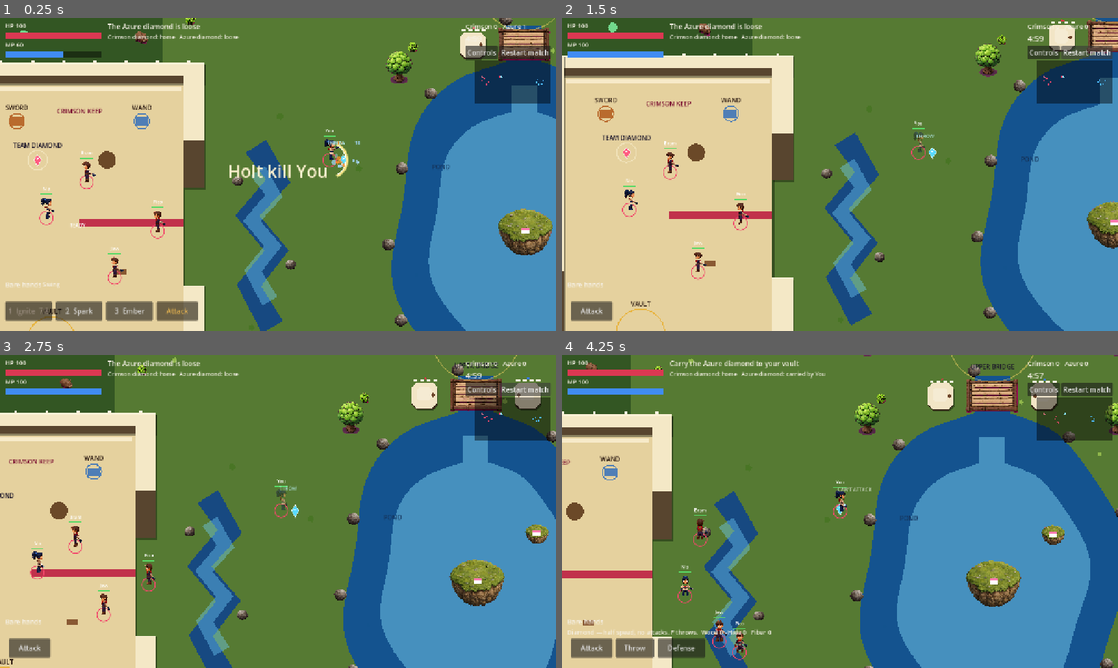
Above: before the commit, frames 1-4 (two rows, left to right).
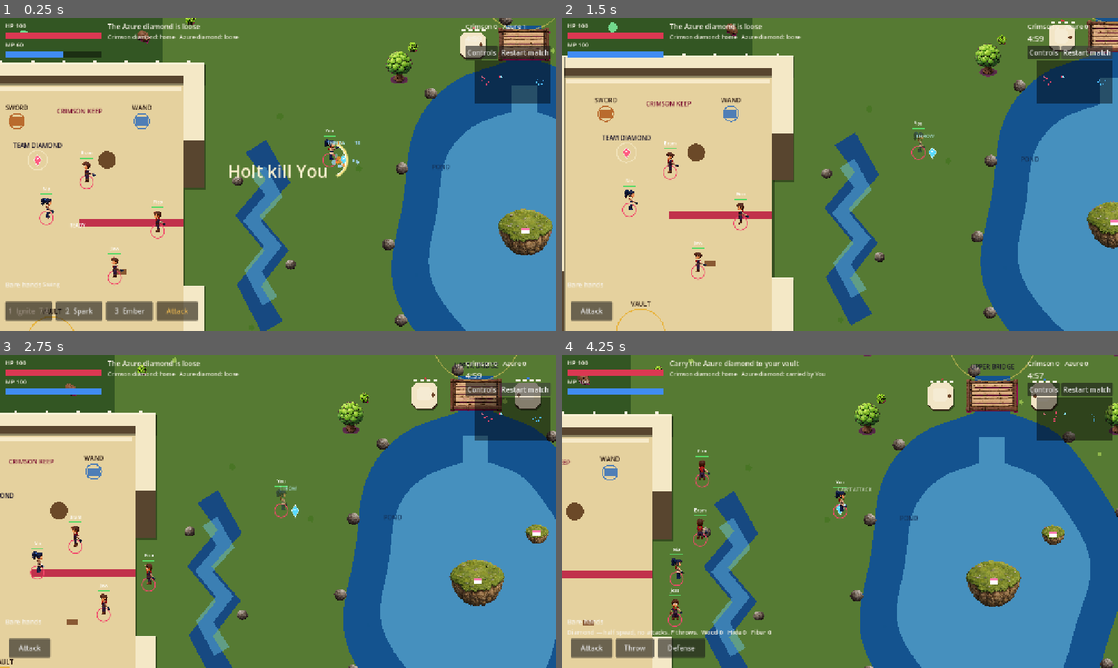
Above: after the commit, the same moments.

Repository: thomakhy025-code/black-forest-godot
Game: Godot game, scene res://scenes/smoke.tscn
Two runs of this game, one before a commit and one after it. Both use one fixed random seed, a clock stepped at 60 frames per second and the inputs below. This scene is started directly instead of the project's main scene.
Inputs (mouse positions are in pixels of both pictures, inside the frame that each line leads up to):
- Up to frame 1 (0.25 s): no input
- Up to frame 2 (1.5 s): click "Restart match" at 0.5 s; click "Restart match" at 1.25 s
- Up to frame 3 (2.75 s): click "Restart match" at 2 s
- Up to frame 4 (4.25 s): tap Enter at 2.75 s; move the mouse to (962, 495) at 2.77 s; hold D (move_right) 2.78-3.5 s; tap J (attack) at 2.85 s; click (962, 495) at 2.92 s; tap Space (hop) at 3.02 s; drag from (728, 527) to (845, 511) at 3.52 s

The runs differ from the first frame. In frame 1, less than 0.1% of the frame differs, in the area x 7-27%, y 4-65%; in frame 2, 0.1%; in frame 3, less than 0.1%; in frame 4, 0.8%, in the area x 2-96%, y 2-98%.

Commit message:
Send robots to gather for both machines first, and keep one walking target so they stop shaking on trees and walls.
Co-authored-by: Cursor <cursoragent@cursor.com>

Diff:
--- a/scripts/match.gd
+++ b/scripts/match.gd
@@ -475,8 +475,10 @@
 	if _inside_yard(u.global_position, u.team) and not _inside_yard(goal, u.team):
 		var gate := _yard_exit(u.team)
 		if u.global_position.distance_to(gate) > 0.85:
+			u.bot_corner = ""
 			return gate
-	if los(u.global_position, goal, u.team):
+	if _walk_clear(u, goal):
+		u.bot_corner = ""
 		return goal
 	var start := Balance.closest_node(u.global_position)
 	var goal_id := _node_seeing(goal, u.team)
@@ -486,17 +488,59 @@
 		path = Balance.astar(start, goal_id)
 		_steer[u.unit_id] = {"from": start, "to": goal_id, "path": path}
 	var here: float = u.global_position.distance_to(goal)
+	var held := str(u.bot_corner)
+	if held != "" and path.has(held):
+		var held_at: Vector2 = Balance.NODES[held]
+		if u.global_position.distance_to(held_at) > 1.15 and held_at.distance_to(goal) < here - 0.2:
+			return held_at
 	for id in path:
 		var n: Vector2 = Balance.NODES[id]
-		if u.global_position.distance_to(n) < 2.4:
-			continue
-		if n.distance_to(goal) < here - 0.4:
+		if u.global_position.distance_to(n) < 1.15:
+			continue
+		if n.distance_to(goal) < here - 0.2:
+			u.bot_corner = str(id)
 			return n
-	for id2 in path:
-		var n2: Vector2 = Balance.NODES[id2]
-		if u.global_position.distance_to(n2) >= 2.4:
-			return n2
+	u.bot_corner = ""
 	return goal
+
+
+func stand_point(u, goal: Vector2) -> Vector2:
+	var best = null
+	var bd := 0.36
+	for n in nodes:
+		if float(n.get("hp", 0.0)) <= 0.0:
+			continue
+		var dist: float = goal.distance_squared_to(n["pos"])
+		if dist < bd:
+			bd = dist
+			best = n
+	if best == null:
+		for pile in piles:
+			var pile_at: Vector2 = pile.get("pos", Vector2.ZERO)
+			if goal.distance_squared_to(pile_at) < 0.36:
+				best = pile
+				break
+	if best == null:
+		return goal
+	var center: Vector2 = best["pos"]
+	var reach: float = Balance.FIST_RANGE + float(best.get("r", 0.35))
+	if u.global_position.distance_to(center) <= reach:
+		return u.global_position
+	var away: Vector2 = u.global_position - center
+	if away.length_squared() < 0.0001:
+		away = Vector2.RIGHT
+	return center + away.normalized() * clampf(reach * 0.82, 0.55, reach)
+
+
+func _walk_clear(u, goal: Vector2) -> bool:
+	if not los(u.global_position, goal, u.team):
+		return false
+	var a: Vector2 = u.global_position
+	var step: Vector2 = (goal - a) / 3.0
+	for i in 2:
+		if blocked_circle(a + step * float(i + 1), float(u.radius) * 0.9, u.team):
+			return false
+	return true
 
 
 func _inside_yard(pos: Vector2, team: int) -> bool:
@@ -552,46 +596,71 @@
 	return best
 
 
+func team_ready(team_id: int) -> bool:
+	return Supply.machines_ready(self, team_id)
+
+
 func bot_goal(u) -> Dictionary:
-	if u.carrying == null:
+	return _hold_job(u, _fresh_bot_goal(u))
+
+
+func _fresh_bot_goal(u) -> Dictionary:
+	if u.carrying != null:
+		return {"pos": vaults[u.team]["pos"], "unit": null, "kind": "move"}
+	var ready: bool = Supply.machines_ready(self, int(u.team))
+	if ready:
 		var close = nearest_enemy(u, 2.5)
 		if close != null:
-			return {"pos": close.global_position, "unit": close}
-		var job: Dictionary = Supply.bot_goal(self, u)
-		if not job.is_empty():
-			return job
+			return {"pos": close.global_position, "unit": close, "kind": "chase"}
+	var job: Dictionary = Supply.bot_goal(self, u)
+	if not job.is_empty():
+		return job
+	if not ready:
+		return {"pos": _yard_exit(u.team), "unit": null, "kind": "move"}
 	var mine = diamonds[u.team]
 	var theirs = diamonds[1 - u.team]
-	if u.carrying != null:
-		return {"pos": vaults[u.team]["pos"], "unit": null}
 	if u.role == "defend":
 		if mine.carrier != null and mine.carrier.team != u.team:
-			return {"pos": mine.carrier.global_position, "unit": mine.carrier}
+			return {"pos": mine.carrier.global_position, "unit": mine.carrier, "kind": "chase"}
 		if not mine.at_home and mine.carrier == null and not mine.in_flight:
-			return {"pos": mine.pos, "unit": null}
+			return {"pos": mine.pos, "unit": null, "kind": "move"}
 		var foe = nearest_enemy(u, 9.0)
 		if foe:
-			return {"pos": foe.global_position, "unit": foe}
-		return {"pos": mine.home + Vector2(0, 3), "unit": null}
+			return {"pos": foe.global_position, "unit": foe, "kind": "chase"}
+		return {"pos": mine.home + Vector2(0, 3), "unit": null, "kind": "move"}
 	if u.role == "escort":
 		if theirs.carrier != null and theirs.carrier.team == u.team:
-			return {"pos": theirs.carrier.global_position, "unit": theirs.carrier}
+			return {"pos": theirs.carrier.global_position, "unit": theirs.carrier, "kind": "chase"}
 		if theirs.carrier == null and not theirs.in_flight:
-			return {"pos": theirs.pos, "unit": null}
+			return {"pos": theirs.pos, "unit": null, "kind": "move"}
 		var foe2 = nearest_enemy(u, 12.0)
-		return {"pos": foe2.global_position, "unit": foe2} if foe2 else {"pos": Balance.NODES["isle"], "unit": null}
+		return {"pos": foe2.global_position, "unit": foe2, "kind": "chase"} if foe2 else {"pos": Balance.NODES["isle"], "unit": null, "kind": "move"}
 	if u.role == "raid":
 		if theirs.carrier == null and not theirs.in_flight:
-			return {"pos": theirs.pos, "unit": null}
+			return {"pos": theirs.pos, "unit": null, "kind": "move"}
 		if theirs.carrier != null and theirs.carrier.team == u.team:
-			return {"pos": theirs.carrier.global_position, "unit": theirs.carrier}
+			return {"pos": theirs.carrier.global_position, "unit": theirs.carrier, "kind": "chase"}
 		if mine.carrier != null and mine.carrier.team != u.team:
-			return {"pos": mine.carrier.global_position, "unit": mine.carrier}
-		return {"pos": Balance.NODES["isle"], "unit": null}
+			return {"pos": mine.carrier.global_position, "unit": mine.carrier, "kind": "chase"}
+		return {"pos": Balance.NODES["isle"], "unit": null, "kind": "move"}
 	var foe3 = nearest_enemy(u, 16.0)
 	if foe3:
-		return {"pos": foe3.global_position, "unit": foe3}
-	return {"pos": Balance.NODES["isle"], "unit": null}
+		return {"pos": foe3.global_position, "unit": foe3, "kind": "chase"}
+	return {"pos": Balance.NODES["isle"], "unit": null, "kind": "move"}
+
+
+func _hold_job(u, fresh: Dictionary) -> Dictionary:
+	var kind := str(fresh.get("kind", "move"))
+	if fresh.is_empty() or kind == "chase" or kind == "move":
+		u.bot_lock = null
+		u.bot_stuck = false
+		return fresh
+	var lock = u.bot_lock
+	if not u.bot_stuck and lock is Dictionary and Supply.lock_ok(self, u, lock):
+		return lock
+	u.bot_stuck = false
+	u.bot_lock = fresh
+	return fresh
 
 
 func maybe_repair(u) -> void:
--- a/scripts/smoke.gd
+++ b/scripts/smoke.gd
@@ -65,7 +65,7 @@
 			animals += 1
 	_check("6 animals", animals == 6)
 	var node_count: int = match_node.nodes.size()
-	_check("wild nodes %d" % node_count, node_count == 35)
+	_check("wild nodes %d" % node_count, node_count == 33)
 	var castle_trees := 0
 	var west_yard := Rect2(4.2, 14.0, 17.0, 23.5)
 	var east_yard := Rect2(66.8, 14.0, 17.2, 23.5)
@@ -81,6 +81,32 @@
 		if str(unit.unit_id) == "nia":
 			nia = unit
 	_check("bot leaves the yard", nia != null and match_node.steer_point(nia, Vector2(18, 8)).x > 21.0)
+	var joss = null
+	for unit in match_node.units:
+		if str(unit.unit_id) == "joss":
+			joss = unit
+	var job_a: Dictionary = match_node.bot_goal(joss)
+	var job_b: Dictionary = match_node.bot_goal(joss)
+	var job_pos: Vector2 = job_a.get("pos", Vector2.ZERO)
+	var job_kind := str(job_a.get("kind", ""))
+	_check("gather before the diamond", job_kind == "node" or job_kind == "pile" or job_kind == "forge")
+	_check("job stays put", job_pos.distance_to(job_b.get("pos", Vector2.ZERO)) < 0.25)
+	if job_kind == "node":
+		var stand: Vector2 = match_node.stand_point(joss, job_pos)
+		_check("stands off the trunk", stand.distance_to(job_pos) > 0.45)
+	var saved: Vector2 = nia.global_position
+	nia.global_position = Vector2(10, 15.1)
+	nia.force_update_transform()
+	nia.wish = Vector2(0, -1)
+	nia.bot_slide = 1.0
+	nia.bot_slide_wait = 0.0
+	var x0: float = nia.global_position.x
+	for _slide in 12:
+		nia.predict_move(0.05)
+	_check("bot slides along the wall", absf(nia.global_position.x - x0) > 0.2 and nia.global_position.y > 14.6)
+	nia.global_position = saved
+	nia.wish = Vector2.ZERO
+	nia.force_update_transform()
 	_check("dash 4m", absf(Balance.DASH_DIST - 4.0) < 0.001)
 	_check("river water", match_node.in_water(Vector2(25, 25.5)))
 	_check("pond water", match_node.in_water(Vector2(44, 18)))
--- a/scripts/supply.gd
+++ b/scripts/supply.gd
@@ -106,6 +106,10 @@
 	u.hide = 0
 	u.fiber = 0
 	u.equip_weapon("none", false)
+	u.bot_lock = null
+	u.bot_stuck = false
+	u.bot_corner = ""
+	u.bot_mark_t = 0.0
 
 
 static func take_drop(match_node, u, drop) -> void:
@@ -191,26 +195,100 @@
 	match_node.float_at(u.global_position + Vector2(0, -0.9), "REPAIR", Color(1, 0.88, 0.54))
 
 
+static func machines_ready(match_node, team: int) -> bool:
+	var sword = _forge_for(match_node, team, "sword")
+	var wand = _forge_for(match_node, team, "wand")
+	if sword == null or wand == null:
+		return false
+	return bool(sword.get("built", false)) and bool(wand.get("built", false))
+
+
 static func bot_goal(match_node, u) -> Dictionary:
 	if u.dead or u.carrying != null:
 		return {}
-	var want := _wanted(u)
+	if not machines_ready(match_node, int(u.team)):
+		return _team_supply(match_node, u)
 	if str(u.weapon) == "none":
 		var drop = _nearest_drop(match_node, u.global_position, 18.0)
 		if drop != null:
-			return {"pos": drop["pos"], "unit": null}
-	var own = _forge_for(match_node, int(u.team), want)
-	var foe = _forge_for(match_node, 1 - int(u.team), want)
+			return {"pos": drop["pos"], "unit": null, "kind": "drop", "ref": drop}
+	var own = _forge_for(match_node, int(u.team), _wanted(u))
+	var foe = _forge_for(match_node, 1 - int(u.team), _wanted(u))
 	if str(u.weapon) == "none" and own != null:
 		var own_d: float = u.global_position.distance_to(own["pos"])
 		if foe != null and bool(foe.get("built", false)):
 			var foe_d: float = u.global_position.distance_to(foe["pos"])
 			if foe_d + 0.5 < own_d:
-				return {"pos": foe["pos"], "unit": null}
+				return {"pos": foe["pos"], "unit": null, "kind": "forge", "ref": foe}
 		if bool(own.get("built", false)):
-			return {"pos": own["pos"], "unit": null}
+			return {"pos": own["pos"], "unit": null, "kind": "forge", "ref": own}
 		return _carry_job(match_node, u, own)
 	return _door_job(match_node, u)
+
+
+static func lock_ok(match_node, u, lock: Dictionary) -> bool:
+	var kind := str(lock.get("kind", ""))
+	var ref = lock.get("ref")
+	if kind == "node":
+		if ref == null or float(ref.get("hp", 0.0)) <= 0.0:
+			return false
+		if not _wants_item(match_node, u, str(ref.get("item", ""))):
+			return false
+		lock["pos"] = ref["pos"]
+		return true
+	if kind == "pile":
+		if not match_node.piles.has(ref):
+			return false
+		if int(ref.get("wood", 0)) + int(ref.get("hide", 0)) + int(ref.get("fiber", 0)) <= 0:
+			return false
+		lock["pos"] = ref["pos"]
+		return true
+	if kind == "forge":
+		if ref == null:
+			return false
+		if bool(ref.get("built", false)):
+			if str(u.weapon) != "none" or not machines_ready(match_node, int(u.team)):
+				return false
+		lock["pos"] = ref["pos"]
+		return true
+	if kind == "door":
+		if ref == null:
+			return false
+		var hp := float(ref.get("hp", 0.0))
+		var mx := float(ref.get("max", 1.0))
+		if hp >= mx and hp > 0.0:
+			return false
+		var rect: Rect2 = ref["rect"]
+		lock["pos"] = rect.get_center()
+		return true
+	if kind == "drop":
+		if not match_node.weapon_drops.has(ref):
+			return false
+		lock["pos"] = ref["pos"]
+		return true
+	return false
+
+
+static func _team_supply(match_node, u) -> Dictionary:
+	var forge = _open_machine(match_node, u)
+	if forge == null:
+		return {}
+	return _carry_job(match_node, u, forge)
+
+
+static func _open_machine(match_node, u):
+	var first := "sword"
+	var second := "wand"
+	if _wanted(u) == "wand":
+		first = "wand"
+		second = "sword"
+	var forge = _forge_for(match_node, int(u.team), first)
+	if forge != null and not bool(forge.get("built", false)):
+		return forge
+	var other = _forge_for(match_node, int(u.team), second)
+	if other != null and not bool(other.get("built", false)):
+		return other
+	return null
 
 
 static func bot_act(match_node, u) -> void:
@@ -509,8 +587,8 @@
 		if int(need[key]) > int(u.get(key)):
 			missing.append(key)
 	if useful or missing.is_empty():
-		return {"pos": forge["pos"], "unit": null}
-	return _fetch(match_node, u.global_position, missing, forge["pos"])
+		return {"pos": forge["pos"], "unit": null, "kind": "forge", "ref": forge}
+	return _fetch(match_node, u, missing, forge["pos"])
 
 
 static func _door_job(match_node, u) -> Dictionary:
@@ -536,36 +614,53 @@
 		var need_wood := int(door.get("wood", 0)) < 3
 		var need_fiber := int(door.get("fiber", 0)) < 1
 		if (need_wood and int(u.wood) > 0) or (need_fiber and int(u.fiber) > 0):
-			return {"pos": center2, "unit": null}
+			return {"pos": center2, "unit": null, "kind": "door", "ref": door}
 		var missing: Array = []
 		if need_wood and int(u.wood) < 3:
 			missing.append("wood")
 		if need_fiber and int(u.fiber) < 1:
 			missing.append("fiber")
 		if missing.is_empty():
-			return {"pos": center2, "unit": null}
-		var job := _fetch(match_node, origin, missing, center2)
+			return {"pos": center2, "unit": null, "kind": "door", "ref": door}
+		var job := _fetch(match_node, u, missing, center2)
 		if job.is_empty():
 			return {}
 		return job
 	if int(u.wood) > 0:
-		return {"pos": center2, "unit": null}
-	var tree = _nearest_node(match_node, origin, ["wood"])
+		return {"pos": center2, "unit": null, "kind": "door", "ref": door}
+	var tree = _nearest_node(match_node, origin, ["wood"], _taken_nodes(match_node, u))
+	if tree == null:
+		tree = _nearest_node(match_node, origin, ["wood"], [])
 	if tree != null:
-		return {"pos": tree["pos"], "unit": null}
+		return {"pos": tree["pos"], "unit": null, "kind": "node", "ref": tree}
 	return {}
 
 
-static func _fetch(match_node, origin: Vector2, missing: Array, fallback: Vector2) -> Dictionary:
+static func _fetch(match_node, u, missing: Array, fallback: Vector2) -> Dictionary:
+	var origin: Vector2 = u.global_position
+	var skip: Array = _taken_nodes(match_node, u)
 	var pile = _nearest_pile(match_node, origin, missing, 18.0)
-	var node = _nearest_node(match_node, origin, missing)
+	var node = _nearest_node(match_node, origin, missing, skip)
+	if node == null and not skip.is_empty():
+		node = _nearest_node(match_node, origin, missing, [])
 	if pile != null and (node == null or origin.distance_to(pile["pos"]) <= origin.distance_to(node["pos"])):
-		return {"pos": pile["pos"], "unit": null}
+		return {"pos": pile["pos"], "unit": null, "kind": "pile", "ref": pile}
 	if node != null:
-		return {"pos": node["pos"], "unit": null}
+		return {"pos": node["pos"], "unit": null, "kind": "node", "ref": node}
 	if missing.is_empty():
-		return {"pos": fallback, "unit": null}
+		return {"pos": fallback, "unit": null, "kind": "move"}
 	return {}
+
+
+static func _taken_nodes(match_node, u) -> Array:
+	var out: Array = []
+	for other in match_node.units:
+		if other == u or int(other.team) != int(u.team) or other.dead:
+			continue
+		var lock = other.bot_lock
+		if lock is Dictionary and str(lock.get("kind", "")) == "node" and lock.get("ref") != null:
+			out.append(lock.get("ref"))
+	return out
 
 
 static func _useful(match_node, u) -> bool:
@@ -617,11 +712,15 @@
 static func _wants_item(match_node, u, item: String) -> bool:
 	if int(u.get(item)) >= Balance.BAG_CAP:
 		return false
-	var forge = _forge_for(match_node, int(u.team), _wanted(u))
-	if forge != null and not bool(forge.get("built", false)):
+	for machine in ["sword", "wand"]:
+		var forge = _forge_for(match_node, int(u.team), machine)
+		if forge == null or bool(forge.get("built", false)):
+			continue
 		var need := _remaining(forge)
 		if int(need.get(item, 0)) > int(u.get(item)):
 			return true
+	if not machines_ready(match_node, int(u.team)):
+		return false
 	for w in match_node.walls:
 		if str(w.get("kind", "")) != "door" or int(w.get("team", -1)) != int(u.team):
 			continue
@@ -660,13 +759,15 @@
 	return null
 
 
-static func _nearest_node(match_node, origin: Vector2, items: Array):
+static func _nearest_node(match_node, origin: Vector2, items: Array, skip: Array):
 	var best = null
 	var bd := 100000000.0
 	for n in match_node.nodes:
 		if float(n.get("hp", 0.0)) <= 0.0:
 			continue
 		if not items.has(str(n.get("item", ""))):
+			continue
+		if skip.has(n):
 			continue
 		var pos: Vector2 = n["pos"]
 		var dist := origin.distance_squared_to(pos)
--- a/scripts/unit.gd
+++ b/scripts/unit.gd
@@ -59,6 +59,13 @@
 var guard_block := false
 var wish := Vector2.ZERO
 var click_target = null
+var bot_lock = null
+var bot_stuck := false
+var bot_slide := 1.0
+var bot_slide_wait := 0.0
+var bot_corner := ""
+var bot_mark := Vector2.ZERO
+var bot_mark_t := 0.0
 var warp_cd := 0.0
 var move_blend := 0.0
 var cast_face := 0.0
@@ -304,16 +311,20 @@
 	if shock > 0.0:
 		wish = Vector2.ZERO
 		click_target = null
+	bot_slide_wait = maxf(0.0, bot_slide_wait - dt)
 	var sp := move_speed() * dt
 	if sp > 0.0 and wish.length_squared() > 0.0:
 		var before2 := global_position
 		try_step(wish.x * sp, wish.y * sp)
 		if global_position.distance_to(before2) < sp * 0.25:
-			var base: float = wish.angle()
-			for off in [0.7, -0.7, 1.3, -1.3]:
-				try_step(cos(base + off) * sp, sin(base + off) * sp)
-				if global_position.distance_to(before2) > sp * 0.25:
-					break
+			if is_player or net_controlled:
+				var base: float = wish.angle()
+				for off in [0.7, -0.7, 1.3, -1.3]:
+					try_step(cos(base + off) * sp, sin(base + off) * sp)
+					if global_position.distance_to(before2) > sp * 0.25:
+						break
+			else:
+				_bot_slide(sp, before2)
 		if global_position.distance_to(before2) > 0.004:
 			move_blend = minf(1.0, move_blend + dt / 0.18)
 
@@ -350,10 +361,12 @@
 		facing = wish.angle()
 
 
-func tick_bot(_dt: float) -> void:
-	var foe = null if carrying != null else sim.nearest_enemy(self, 2.1)
+func tick_bot(dt: float) -> void:
+	_note_stuck(dt)
+	var gathering: bool = not sim.team_ready(team)
+	var foe = null if carrying != null or gathering else sim.nearest_enemy(self, 2.1)
 	var door = null if carrying != null else sim.enemy_door(self)
-	if carrying == null and cast == null and dash == null:
+	if not gathering and carrying == null and cast == null and dash == null:
 		var acted := false
 		if skills.get("fireball", false) and float(cds.get("fireball", 0.0)) <= 0.0 and foe == null:
 			var shot = sim.nearest_enemy(self, 12.0)
@@ -375,10 +388,10 @@
 			try_swing()
 		elif not acted and door != null and attack_cd <= 0.0:
 			try_swing()
-	if role == "defend":
+	if role == "defend" and not gathering:
 		sim.maybe_repair(self)
 	sim.bot_supply(self)
-	if warp_cd <= 0.0:
+	if warp_cd <= 0.0 and not gathering:
 		sim.bot_use_map(self)
 	var goal: Dictionary = sim.bot_goal(self)
 	var goal_pos: Vector2 = goal["pos"]
@@ -388,10 +401,12 @@
 		if away.length() < 1.7:
 			var n := away.normalized() if away.length() > 0.05 else Vector2(cos(float(unit_id.length())), sin(float(unit_id.length())))
 			goal_pos = goal_unit.global_position + n * 1.7
-	var wp: Vector2 = sim.steer_point(self, goal_pos)
+	var stand: Vector2 = sim.stand_point(self, goal_pos)
+	var wp: Vector2 = sim.steer_point(self, stand)
 	var delta := wp - global_position
 	var length := delta.length()
-	if length < 0.6 and role == "defend" and sim.nearest_enemy(self, 9.0) == null:
+	var gathering_goal := str(goal.get("kind", "")) == "node" or str(goal.get("kind", "")) == "pile" or str(goal.get("kind", "")) == "forge" or str(goal.get("kind", "")) == "door" or str(goal.get("kind", "")) == "drop"
+	if length < 0.6 and role == "defend" and not gathering_goal and sim.nearest_enemy(self, 9.0) == null:
 		wish = Vector2.ZERO
 	elif length > 0.001:
 		wish = delta / length
@@ -401,6 +416,39 @@
 		facing = cast_face
 	elif wish != Vector2.ZERO:
 		facing = wish.angle()
+
+
+func _note_stuck(dt: float) -> void:
+	if bot_mark_t <= 0.0:
+		bot_mark = global_position
+		bot_mark_t = 0.4
+		return
+	bot_mark_t -= dt
+	if bot_mark_t > 0.0:
+		return
+	var moved := global_position.distance_to(bot_mark)
+	var walking := wish.length_squared() > 0.2
+	bot_mark = global_position
+	bot_mark_t = 0.4
+	if walking and moved < 0.1:
+		bot_stuck = true
+		bot_lock = null
+
+
+func _bot_slide(sp: float, before: Vector2) -> void:
+	if bot_slide_wait > 0.0:
+		return
+	var side := 1.0 if bot_slide >= 0.0 else -1.0
+	var tangent := Vector2(-wish.y, wish.x) * side
+	try_step(tangent.x * sp, tangent.y * sp)
+	if global_position.distance_to(before) >= sp * 0.25:
+		return
+	side = -side
+	bot_slide = side
+	tangent = Vector2(-wish.y, wish.x) * side
+	try_step(tangent.x * sp, tangent.y * sp)
+	if global_position.distance_to(before) < sp * 0.25:
+		bot_slide_wait = 0.3
 
 
 func move_speed() -> float:
--- a/scripts/world_builder.gd
+++ b/scripts/world_builder.gd
@@ -782,12 +782,22 @@
 
 static func _wild(parent: Node2D) -> Array:
 	var spots: Array = []
-	for grove in _grove_spots():
-		var at: Vector2 = grove
-		spots.append(["tree", at.x, at.y])
+	var grove: Array = _grove_spots()
+	for at in grove:
+		var tree_at: Vector2 = at
+		spots.append(["tree", tree_at.x, tree_at.y])
+	for wild_item in [Vector2(18, 8), Vector2(70, 8), Vector2(18, 42), Vector2(70, 42), Vector2(34, 8), Vector2(54, 8), Vector2(34, 42), Vector2(54, 42)]:
+		var wild: Vector2 = wild_item
+		var crowded := false
+		for grove_item in grove:
+			var grove_at: Vector2 = grove_item
+			if wild.distance_to(grove_at) < 2.2:
+				crowded = true
+				break
+		if crowded:
+			continue
+		spots.append(["tree", wild.x, wild.y])
 	spots.append_array([
-		["tree", 18.0, 8.0], ["tree", 70.0, 8.0], ["tree", 18.0, 42.0], ["tree", 70.0, 42.0],
-		["tree", 34.0, 8.0], ["tree", 54.0, 8.0], ["tree", 34.0, 42.0], ["tree", 54.0, 42.0],
 		["plant", 20.0, 10.0], ["plant", 68.0, 10.0], ["plant", 20.0, 40.0], ["plant", 68.0, 40.0],
 		["plant", 36.0, 12.0], ["plant", 52.0, 38.0],
 		["animal", 16.0, 10.0], ["animal", 72.0, 10.0], ["animal", 16.0, 40.0], ["animal", 72.0, 40.0],
